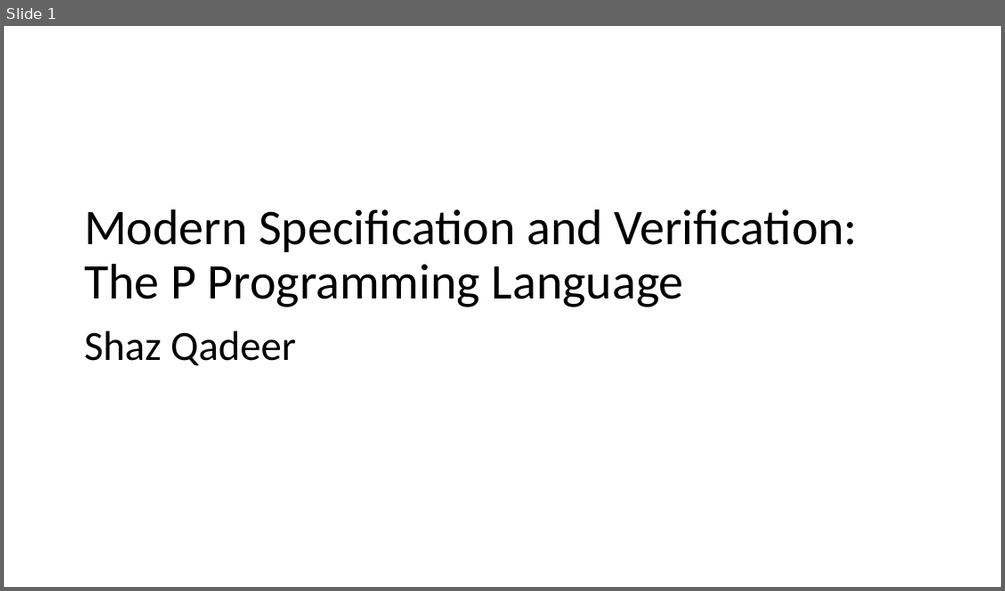
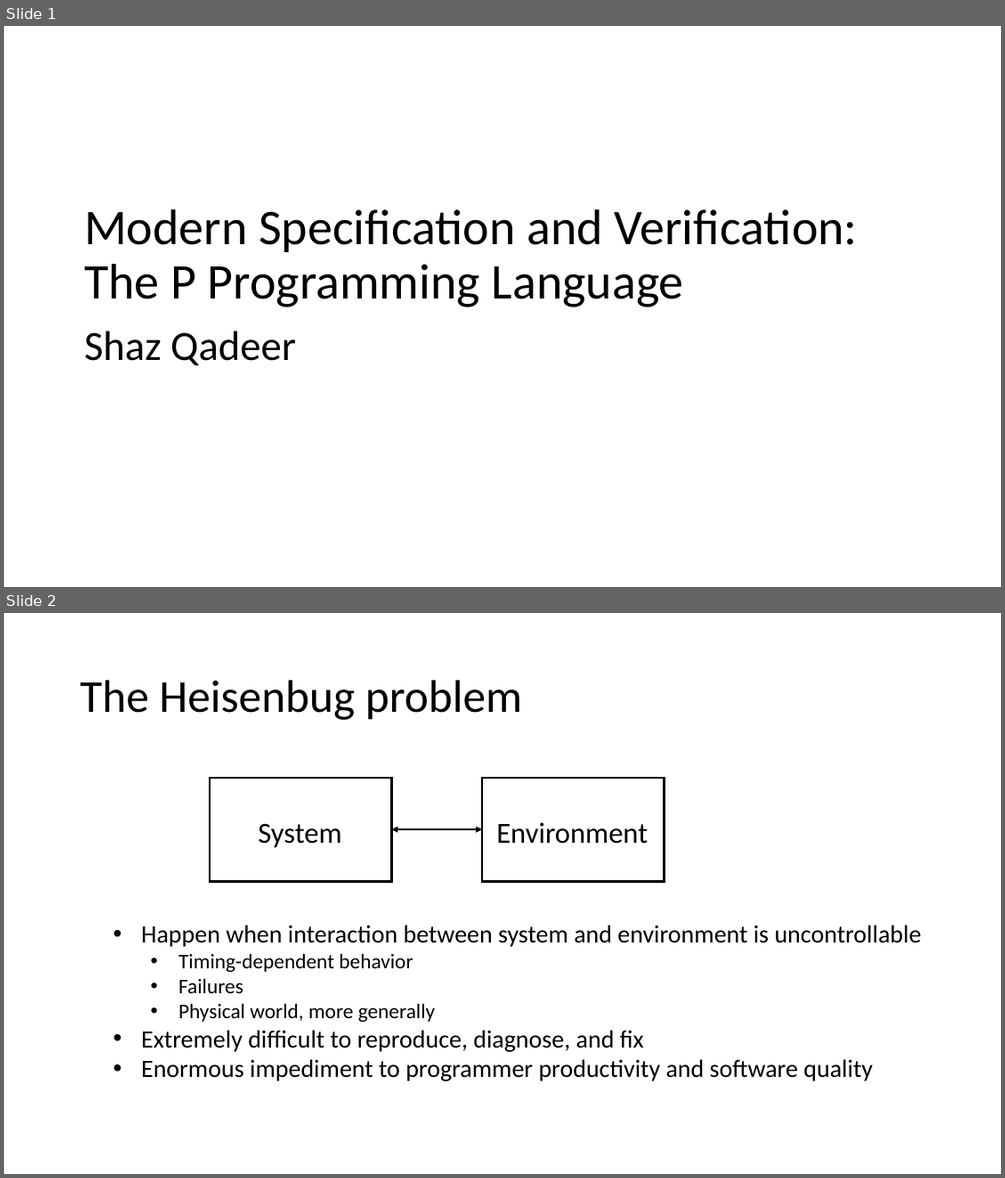
Before and after one commit to p-org/P, a slide deck: Tutorial/P-tutorial.pptx. Shown one above the other, each under a label of ours: slide 1 before the commit, slides 1 and 2 after it. The pictures are 1005x591 and 1005x1178 pixels, drawn with LibreOffice and Linux fonts; fonts in the diff are those of the drawing. Boxes give left, top, right and bottom in pixels: in the first picture for what was removed or moved away, otherwise in the second. Text is boxed around its words. In the diff, an @@ line names an element or a change of style, - is before the commit and + after.

```diff
--- a/Tutorial/P-tutorial.pptx
+++ b/Tutorial/P-tutorial.pptx
@@ slide 2 added at [4, 613, 1001, 1174], background #FFFFFF @@
@@ title added at [80, 680, 522, 720], 44 pt, text #000000 @@
+The Heisenbug problem
@@ rectangle added at [210, 778, 391, 882], outline #000000 2 pt @@
@@ rectangle added at [483, 778, 664, 882], outline #000000 2 pt @@
@@ text added at [258, 823, 341, 848], 28 pt, text #000000 @@
+System
@@ text added at [496, 822, 647, 844], 28 pt, text #000000 @@
+Environment
@@ double arrow added from (391, 829) to (483, 829), #000000 2 pt @@
@@ text added at [141, 925, 922, 1081], 24 pt, text #000000 @@
+• Happen when interaction between system and environment is uncontrollable
+  • Timing-dependent behavior
+  • Failures
+  • Physical world, more generally
+• Extremely difficult to reproduce, diagnose, and fix
+• Enormous impediment to programmer productivity and software quality
```
Also in this commit, not shown: 5 slides changed, 2 other slides added, 2 slides removed.
